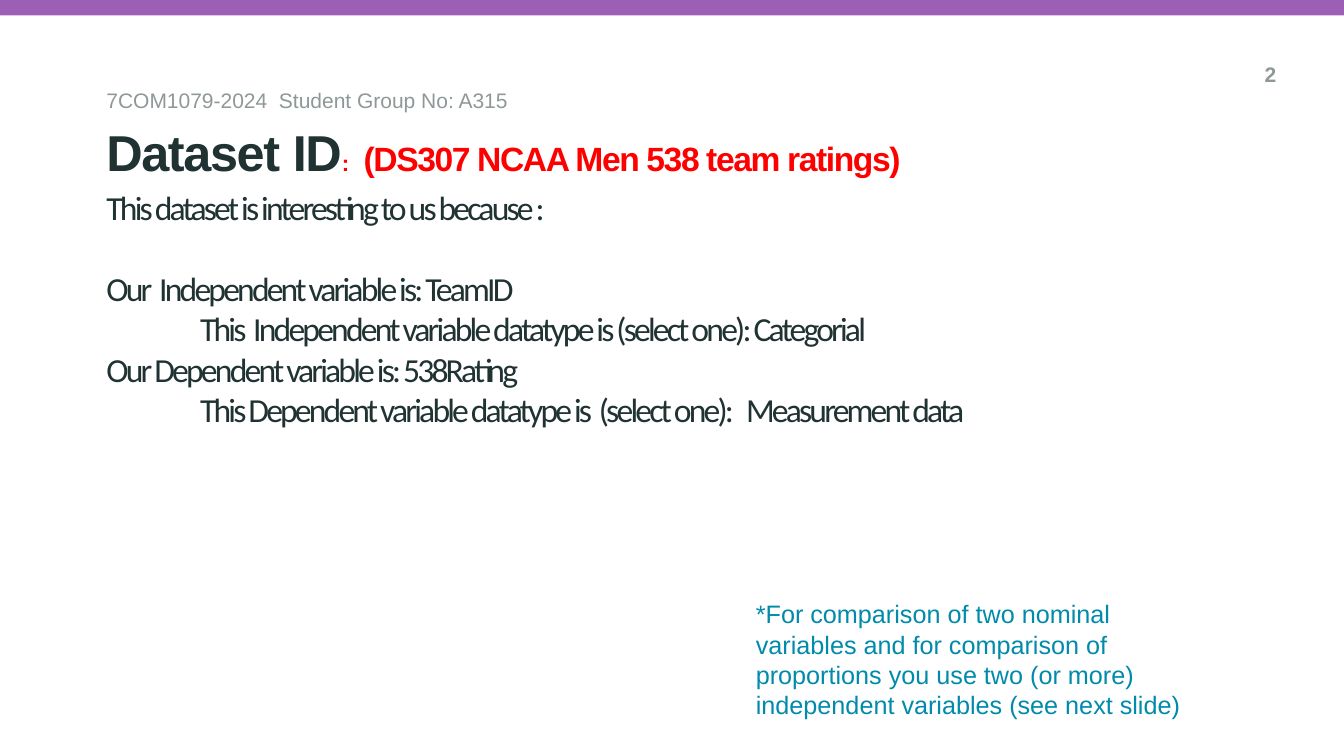
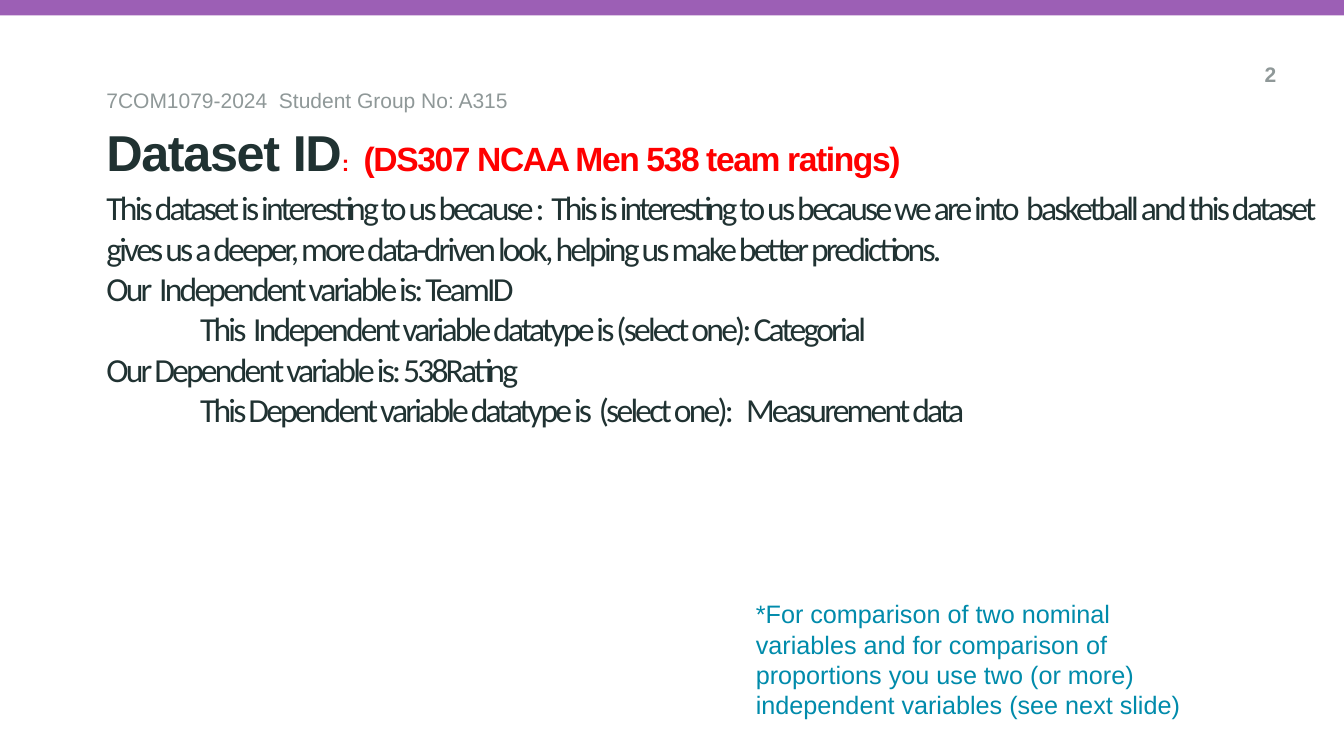
Before and after one commit to IbbiShahid/Research-Question-and-Visualisation, a slide deck: slide 3 of researchQuestion.pptx (slide 6 before the commit). Drawn at 1344x756 pixels with LibreOffice and Linux fonts; fonts in the diff are those of the drawing; background and template pictures are left out. Boxes give left, top, right and bottom in pixels: in the first picture for what was removed or moved away, otherwise in the second. Text is boxed around its words. In the diff, an @@ line names an element or a change of style, - is before the commit and + after.

```diff
--- a/researchQuestion.pptx
+++ b/researchQuestion.pptx
@@ title at [106, 196, 1316, 428]: text changed @@
-This dataset is interesting to us because :
-Our Independent variable is: TeamID
-This Independent variable datatype is (select one): Categorial
-Our Dependent variable is: 538Rating
-This Dependent variable datatype is (select one): Measurement data
+This dataset is interesting to us because : This is interesting to us because we are into basketball and this dataset gives us a deeper, more data-driven look, helping us make better predictions.
+Our Independent variable is: TeamID
+This Independent variable datatype is (select one): Categorial
+Our Dependent variable is: 538Rating
+This Dependent variable datatype is (select one): Measurement data
```
Also in this commit, not shown: 3 other slides changed, 2 slides removed.
